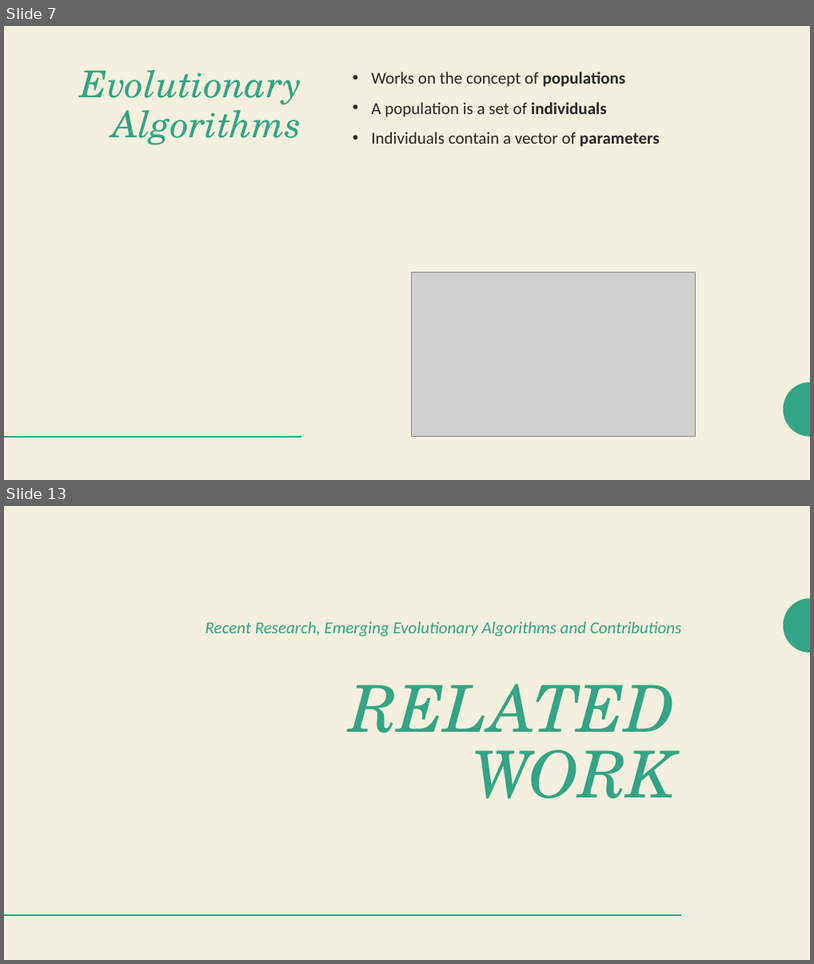
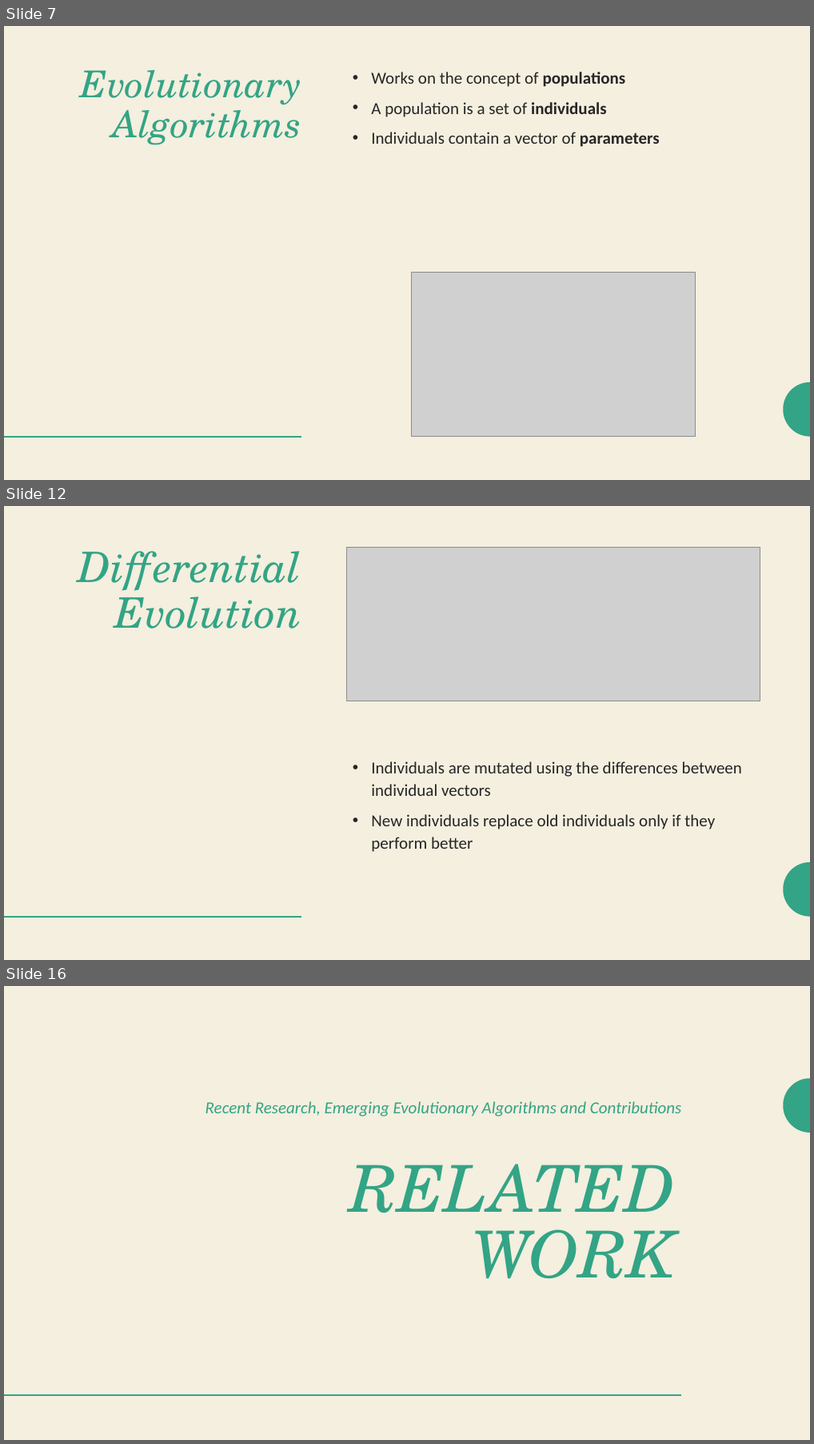
Before and after one commit to lesliedahlberg/Thesis-Evolutionary-Computation-And-Machine-Learning, a slide deck: Presentation/Status and Planning.pptx. Shown one above the other, each under a label of ours: slides 7 and 13 before the commit, slides 7, 12 and 16 after it; the slides between them are not shown. The pictures are 814x964 and 814x1444 pixels, drawn with LibreOffice and Linux fonts; fonts in the diff are those of the drawing; grey boxes stand for pictures. Boxes give left, top, right and bottom in pixels: in the first picture for what was removed or moved away, otherwise in the second. Text is boxed around its words. In the diff, an @@ line names an element or a change of style, - is before the commit and + after.

```diff
--- a/Presentation/Status and Planning.pptx
+++ b/Presentation/Status and Planning.pptx
@@ slide 12 added at [4,506,810,960], background #F4EFDF; not listed: 2 template elements that a slide beside it also shows @@
@@ title added at [78,551,302,628], 50 pt, text #33A485, italic @@
+Differential Evolution
@@ picture added at [347,547,760,700] @@
@@ text added at [371,761,742,852], 20 pt, text #262626 @@
+• Individuals are mutated using the differences between individual vectors
+• New individuals replace old individuals only if they perform better
@@ what was slide 13 is now slide 16 @@
```
Also in this commit, not shown: 11 slides changed, 2 other slides added, 18 other files.
